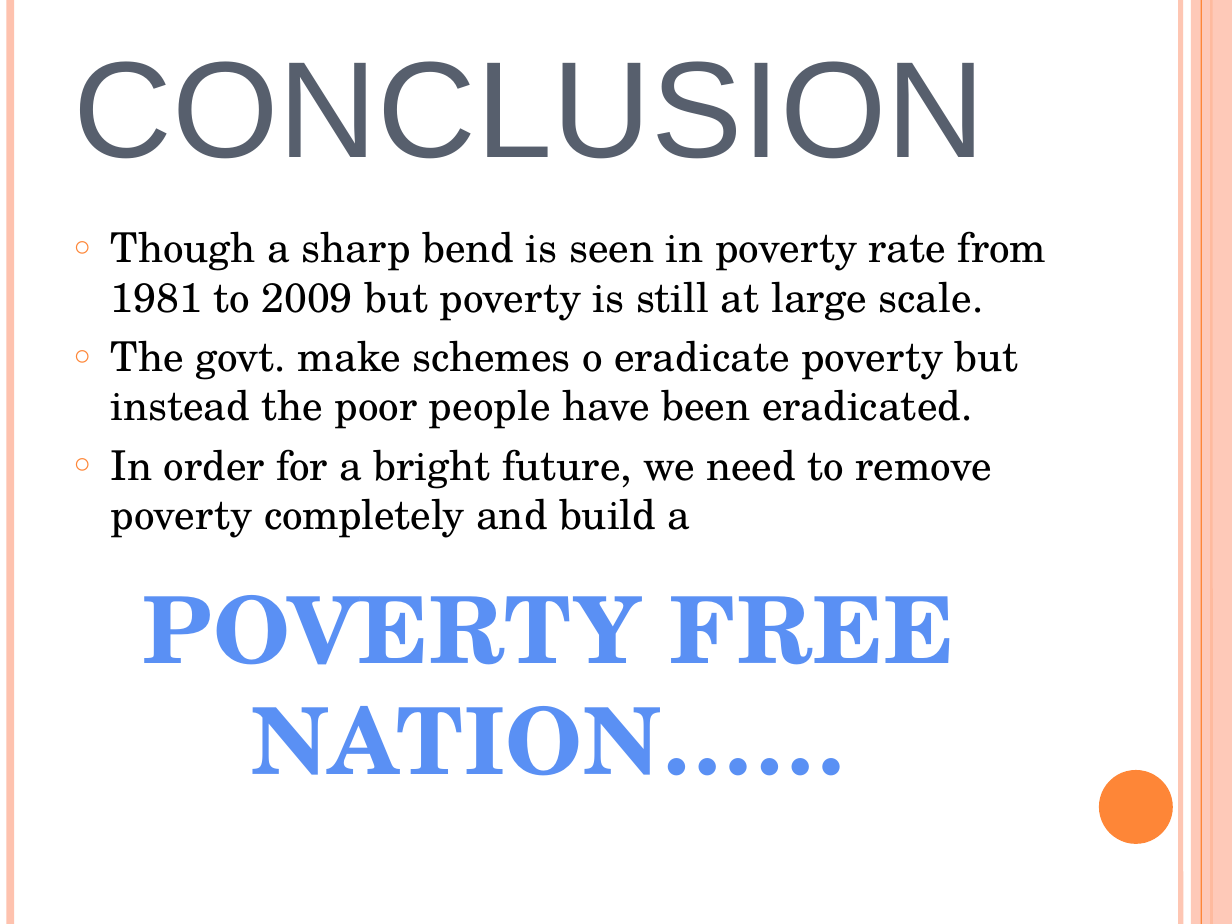
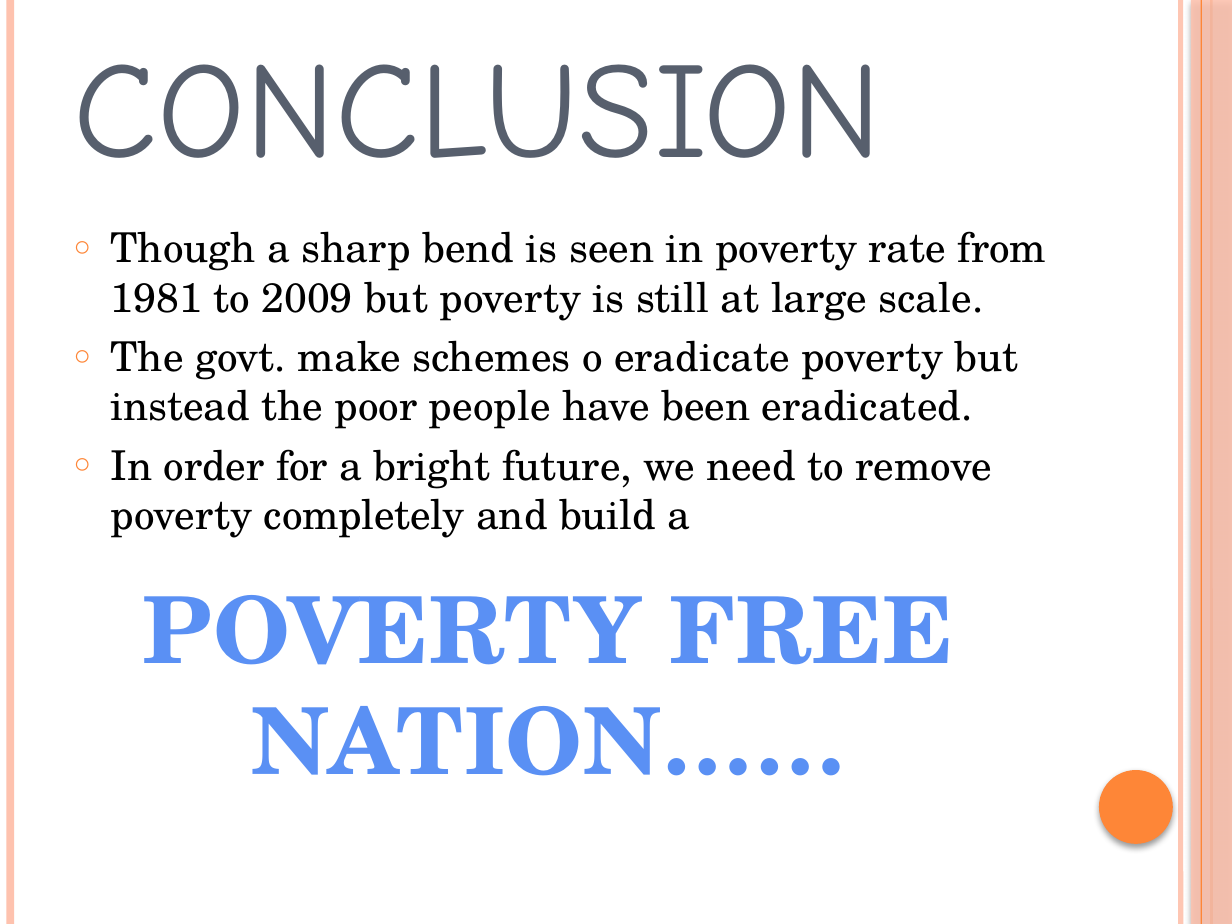
Before and after one commit to ashuche-niya/ashuche-niya.github.io, a slide deck: slide 9 of POVERTY IN INDIA.pptx. Drawn at 1232x924 pixels with LibreOffice and Linux fonts; fonts in the diff are those of the drawing. Boxes give left, top, right and bottom in pixels: in the first picture for what was removed or moved away, otherwise in the second. Text is boxed around its words. In the diff, an @@ line names an element or a change of style, - is before the commit and + after.

```diff
--- a/POVERTY IN INDIA.pptx
+++ b/POVERTY IN INDIA.pptx
@@ rectangle at box(1191, 0, 1232, 924): shadow on @@
@@ text "CONCLUSION" at box(74, 64, 882, 158): font Arial to Comic Neue @@
@@ ellipse at box(1099, 770, 1173, 844): shadow on @@
```
Also in this commit, not shown: 8 other slides changed.
